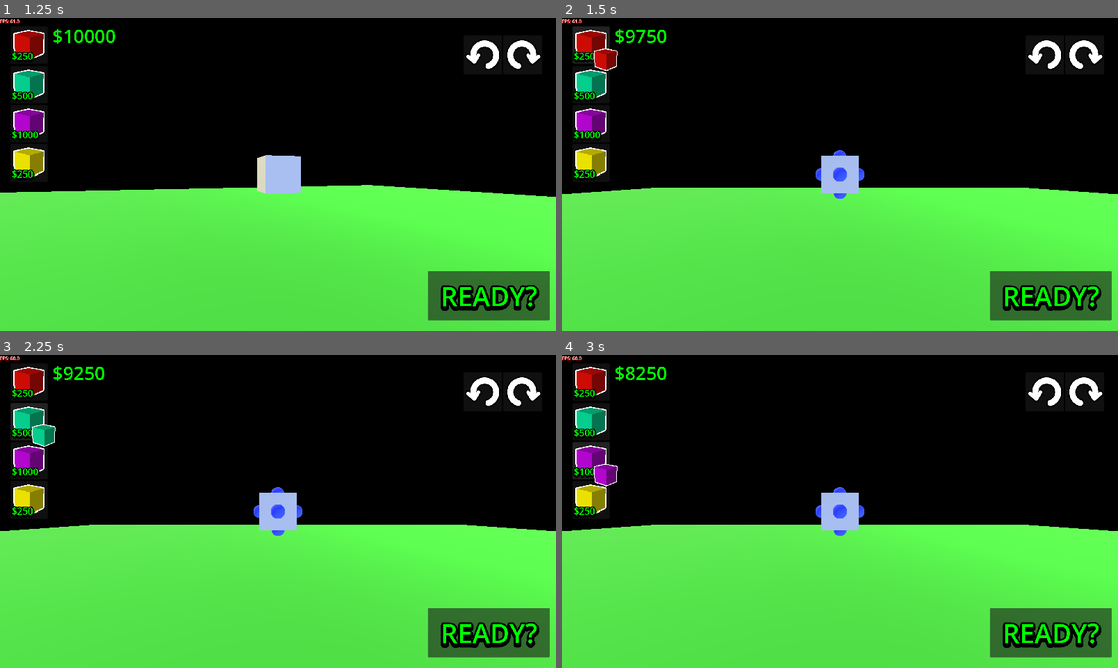
Above: before the commit, frames 1-4 (two rows, left to right).
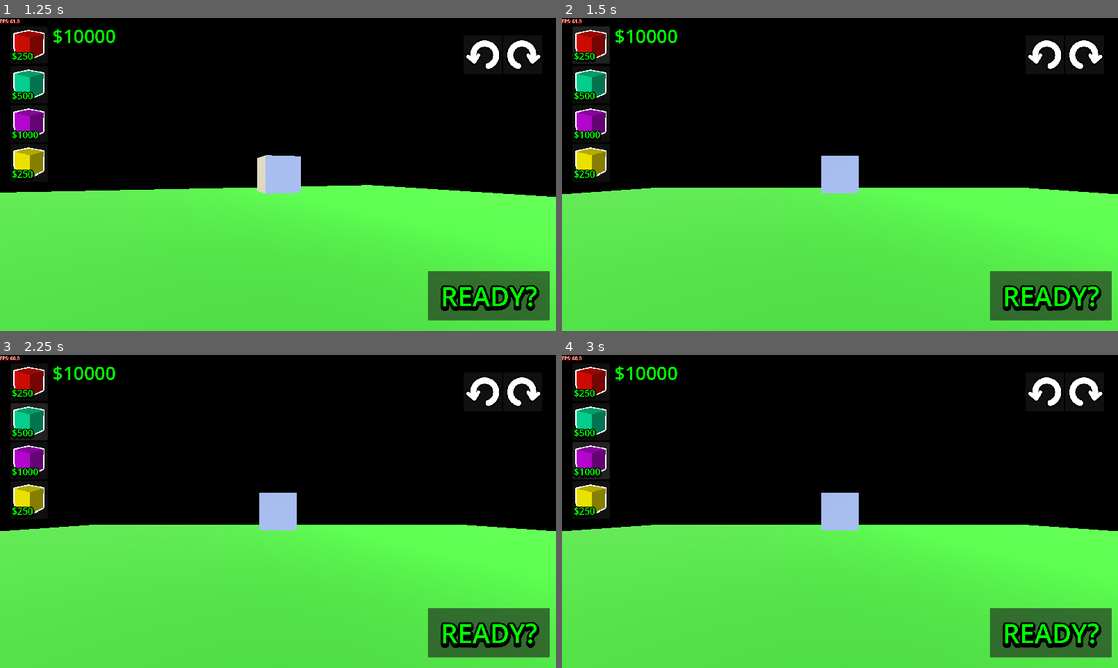
Above: after the commit, the same moments.

Repository: SuperGoon97/CAPJam2025
Game: Godot game, scene res://Scenes/Core/GameCore/game_core.tscn
Same seed, same stepped clock (60 frames per second), same inputs: the game is played once before the commit and once after it. The engine's default icon, where the game draws it, is replaced by a stand-in: a white triangle on a blue panel in a dark square.
Inputs (mouse positions are in pixels of both pictures, inside the frame that each line leads up to):
- Up to frame 1 (1.25 s): move the mouse to (400, 158) at 0.52 s; hold Right (Right) from 0.53 s (still down); click (400, 158) at 0.67 s
- Up to frame 2 (1.5 s): release Right (Right) at 1.25 s; click "$250" at 1.25 s
- Up to frame 3 (2.25 s): click "$500" at 2 s
- Up to frame 4 (3 s): click "$1000" at 2.75 s

Frame 1 is identical in both runs. In frame 2, 0.6% of the frame differs, in the area x 5-55%, y 3-58%; in frame 3, 0.6%; in frame 4, 0.6%.

Commit message:
drag and drop added shop takes away on piece added

Diff:
--- a/template/Scenes/Components/custom_pin_joint.tscn
+++ b/template/Scenes/Components/custom_pin_joint.tscn
@@ -1,5 +1,4 @@
 [gd_scene format=3 uid="uid://d0tc0pq2bcftx"]
 
 [node name="CustomPinJoint" type="PinJoint3D"]
-params/bias = 0.75
 params/damping = 3.0
--- a/template/Scenes/GameScenes/RocketScenes/rocket_thruster_base_test.tscn
+++ b/template/Scenes/GameScenes/RocketScenes/rocket_thruster_base_test.tscn
@@ -7,7 +7,7 @@
 
 [node name="RocketThrusterBaseTest" instance=ExtResource("1_egyx3")]
 script = ExtResource("2_tertj")
-thrust_force = 1500.0
+thrust_force = 1250.0
 
 [node name="MeshInstance3D" parent="." index="1"]
 material_override = ExtResource("2_o568j")
--- a/template/Scripts/Class/Bus/signal_bus.gd
+++ b/template/Scripts/Class/Bus/signal_bus.gd
@@ -12,6 +12,8 @@
 @warning_ignore("unused_signal")
 signal rocket_part_added
 @warning_ignore("unused_signal")
+signal player_release_left_click
+@warning_ignore("unused_signal")
 signal player_right_click
 @warning_ignore("unused_signal")
 signal rocket_launch
--- a/template/Scripts/Class/Managers/Sub Managers/build_manager.gd
+++ b/template/Scripts/Class/Managers/Sub Managers/build_manager.gd
@@ -61,6 +61,7 @@
 		var scene:PackedScene = load(scene_path)
 		var new_rocket_part:RocketBase = scene.instantiate()
 		var socket_parent:RigidBody3D = socket.get_parent()
+		current_score -= _player_held_rocket_bit.cost
 		socket_parent.add_child(new_rocket_part)
 		new_rocket_part.owner = get_tree().get_first_node_in_group("ShipRoot")
 		new_rocket_part.setup(socket_parent,socket,_player_held_rocket_bit.mass)
@@ -68,7 +69,10 @@
 
 func right_click_handler():
 	if _player_held_rocket_bit:
-		current_score += _player_held_rocket_bit.cost
+		set_player_held_rocket_bit(null)
+
+func left_click_released_handler():
+	if _player_held_rocket_bit:
 		set_player_held_rocket_bit(null)
 
 func set_player_held_rocket_bit(rocket_bit:RocketPartResource):
--- a/template/Scripts/Class/Managers/Sub Managers/input_manager.gd
+++ b/template/Scripts/Class/Managers/Sub Managers/input_manager.gd
@@ -5,8 +5,10 @@
 	pass
 
 func _input(event: InputEvent) -> void:
-	if event is InputEventMouseButton and event.is_pressed() and event.button_index == MOUSE_BUTTON_RIGHT:
-		GVar.signal_bus.player_right_click.emit()
-		print("rclick")
-		GVar.signal_bus.physics_enabled.emit()
-		GVar.signal_bus.rocket_launch.emit()
+	if event is InputEventMouseButton and event.is_released() and event.button_index == MOUSE_BUTTON_LEFT:
+		GVar.signal_bus.player_release_left_click.emit.call_deferred()
+	#if event is InputEventMouseButton and event.is_pressed() and event.button_index == MOUSE_BUTTON_RIGHT:
+		#GVar.signal_bus.player_right_click.emit()
+		#print("rclick")
+		#GVar.signal_bus.physics_enabled.emit()
+		#GVar.signal_bus.rocket_launch.emit()
--- a/template/Scripts/Game/Rocket/rocket_socket_point.gd
+++ b/template/Scripts/Game/Rocket/rocket_socket_point.gd
@@ -2,28 +2,32 @@
 
 @onready var rocket_socket_area_3d: Area3D = $RocketSocketArea3D
 var _socket_enabled:bool = true
+var mouse_is_over:bool = false
 
 func _ready() -> void:
 	rocket_socket_area_3d.mouse_entered.connect(_on_mouse_entered_area)
 	rocket_socket_area_3d.mouse_exited.connect(_on_mouse_exited_area)
-	rocket_socket_area_3d.input_event.connect(_input_event)
 	if !GVar.signal_bus:
 		await GVar.scene_manager.game_ready
 	GVar.signal_bus.player_grabbed_rocket_part_from_shop.connect(_player_grabbed_rocket_part_from_shop)
 	GVar.signal_bus.rocket_part_added.connect(_request_visibility_change.bind(false))
 	GVar.signal_bus.player_right_click.connect(_request_visibility_change.bind(false))
+	GVar.signal_bus.player_release_left_click.connect(_request_visibility_change.bind(false))
 	_request_visibility_change(false)
 	var rocket_parent:RocketBase = get_parent()
 	rocket_parent.do_socket_overlap_check.connect(_overlap_check)
 func _on_mouse_entered_area():
+	mouse_is_over = true
 	GVar.signal_bus.mouse_entered_socket.emit(self)
 
 func _on_mouse_exited_area():
+	mouse_is_over = false
 	GVar.signal_bus.mouse_exited_socket.emit()
 
-func _input_event(_camera:Node,event:InputEvent,_event_position:Vector3,_normal:Vector3,_shape_idx:int):
-	if event is InputEventMouseButton and event.is_pressed() and event.button_index == MOUSE_BUTTON_LEFT:
-		GVar.signal_bus.socket_clicked.emit(self)
+func _input(event: InputEvent) -> void:
+	if mouse_is_over:
+		if event is InputEventMouseButton and event.is_released() and event.button_index == 1:
+			GVar.signal_bus.socket_clicked.emit(self)
 
 func _request_visibility_change(state:bool):
 	if _socket_enabled == false: return
@@ -42,6 +46,7 @@
 				return
 	if !_socket_enabled:
 		set_socket_enabled(true)
+
 func set_socket_enabled(state:bool):
 	_socket_enabled = state
 	if state == true:
@@ -50,14 +55,12 @@
 		if !rocket_socket_area_3d.mouse_entered.is_connected(_on_mouse_entered_area):
 			rocket_socket_area_3d.mouse_entered.connect(_on_mouse_entered_area)
 			rocket_socket_area_3d.mouse_exited.connect(_on_mouse_exited_area)
-			rocket_socket_area_3d.input_event.connect(_input_event)
 	else:
 		visible = false
 		set_area_monitor_state(false)
 		if rocket_socket_area_3d.mouse_entered.is_connected(_on_mouse_entered_area):
 			rocket_socket_area_3d.mouse_entered.disconnect(_on_mouse_entered_area)
 			rocket_socket_area_3d.mouse_exited.disconnect(_on_mouse_exited_area)
-			rocket_socket_area_3d.input_event.disconnect(_input_event)
 
 func set_area_monitor_state(state:bool):
 	rocket_socket_area_3d.set_deferred("monitoring",state)
--- a/template/Scripts/UI/Buttons/Master/button_base.gd
+++ b/template/Scripts/UI/Buttons/Master/button_base.gd
@@ -7,7 +7,11 @@
 
 func _ready() -> void:
 	mouse_exited.connect(_on_mouse_exit)
+	button_down.connect(_button_down)
 	sound_array = []
+	pass
+
+func _button_down() -> void:
 	pass
 
 func _pressed() -> void:
--- a/template/Scripts/UI/Buttons/shop_button.gd
+++ b/template/Scripts/UI/Buttons/shop_button.gd
@@ -4,14 +4,14 @@
 @onready var texture_rect: TextureRect = $TextureRect
 @onready var label: Label = $Label
 
-func _pressed() -> void:
-	super()
+
+func _button_down() -> void:
 	if GVar.build_manager.current_score >= rocket_resource.cost:
-		GVar.build_manager.current_score -= rocket_resource.cost
 		GVar.ui_manager.ui_main.add_child(MouseFollowingTextureRect.new(rocket_resource.icon))
 		GVar.signal_bus.player_grabbed_rocket_part_from_shop.emit(rocket_resource)
 
 func _ready() -> void:
+	super()
 	texture_rect.texture = rocket_resource.icon
 	label.text = ("$" + str(rocket_resource.cost))
 	GVar.signal_bus.score_changed.connect(_changeTextScoreChanged)
--- a/template/Scripts/UI/Utility/mouse_following_texture_rect.gd
+++ b/template/Scripts/UI/Utility/mouse_following_texture_rect.gd
@@ -2,9 +2,11 @@
 
 func _init(_texture:CompressedTexture2D):
 	mouse_filter = Control.MOUSE_FILTER_IGNORE
+	mouse_behavior_recursive = Control.MOUSE_BEHAVIOR_DISABLED
 	texture = _texture
 	GVar.signal_bus.rocket_part_added.connect(_destroy)
 	GVar.signal_bus.player_right_click.connect(_destroy)
+	GVar.signal_bus.player_release_left_click.connect(_destroy)
 
 func _physics_process(_delta: float) -> void:
 	global_position = get_global_mouse_position()
